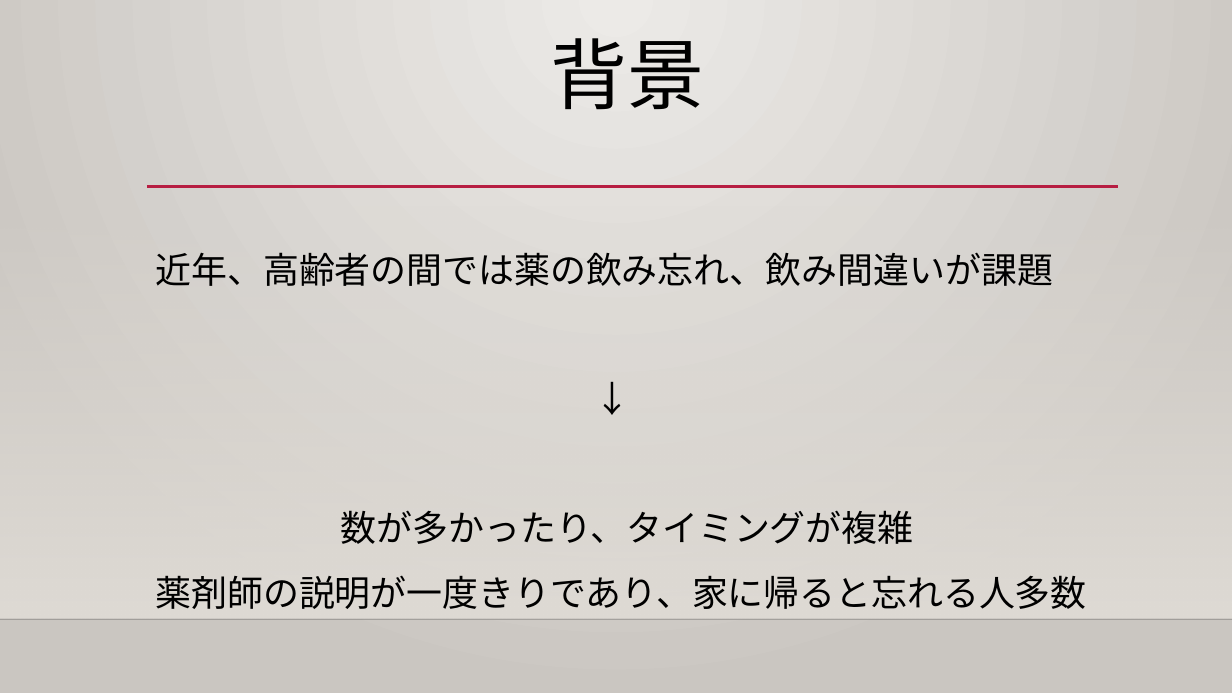
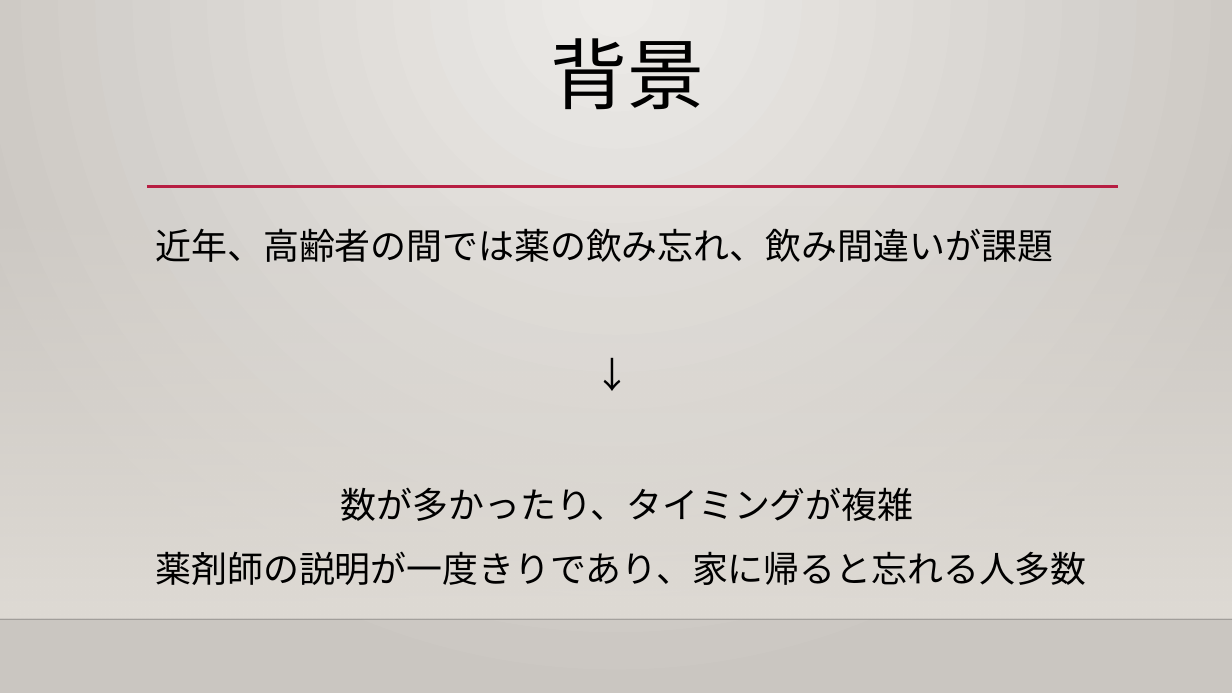
Before and after one commit to souma-89/hospital, a slide deck: slide 4 of 服薬/AI×服薬管理.pptx. Drawn at 1232x693 pixels with LibreOffice and Linux fonts; fonts in the diff are those of the drawing; background and template pictures are left out. Boxes give left, top, right and bottom in pixels: in the first picture for what was removed or moved away, otherwise in the second. Text is boxed around its words. In the diff, an @@ line names an element or a change of style, - is before the commit and + after.

```diff
--- a/服薬/AI×服薬管理.pptx
+++ b/服薬/AI×服薬管理.pptx
@@ text "近年、高齢者の間では薬の飲み忘れ、飲み間違いが課題": place and size @@
-text "近年、高齢者の間では薬の飲み忘れ、飲み間違いが課題" at (156,252,1087,609)
+text "近年、高齢者の間では薬の飲み忘れ、飲み間違いが課題" at (156,228,1087,585)
```
Also in this commit, not shown: 2 other slides changed, 1 slide added, 1 slide removed, 6 other files.
